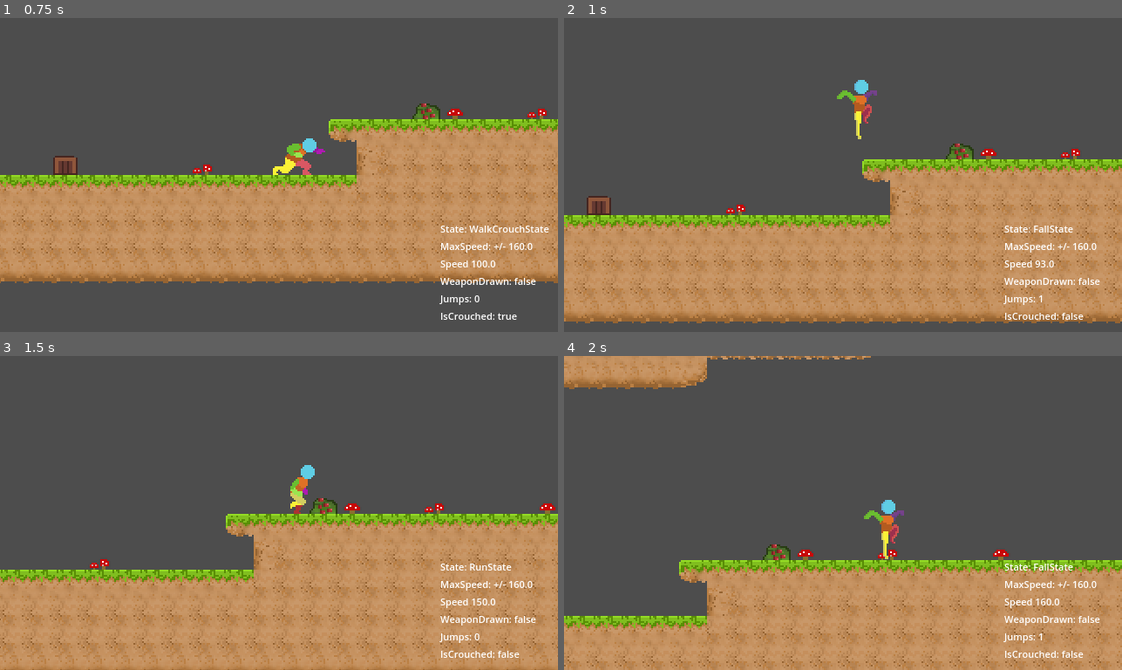
Above: before the commit, frames 1-4 (two rows, left to right).
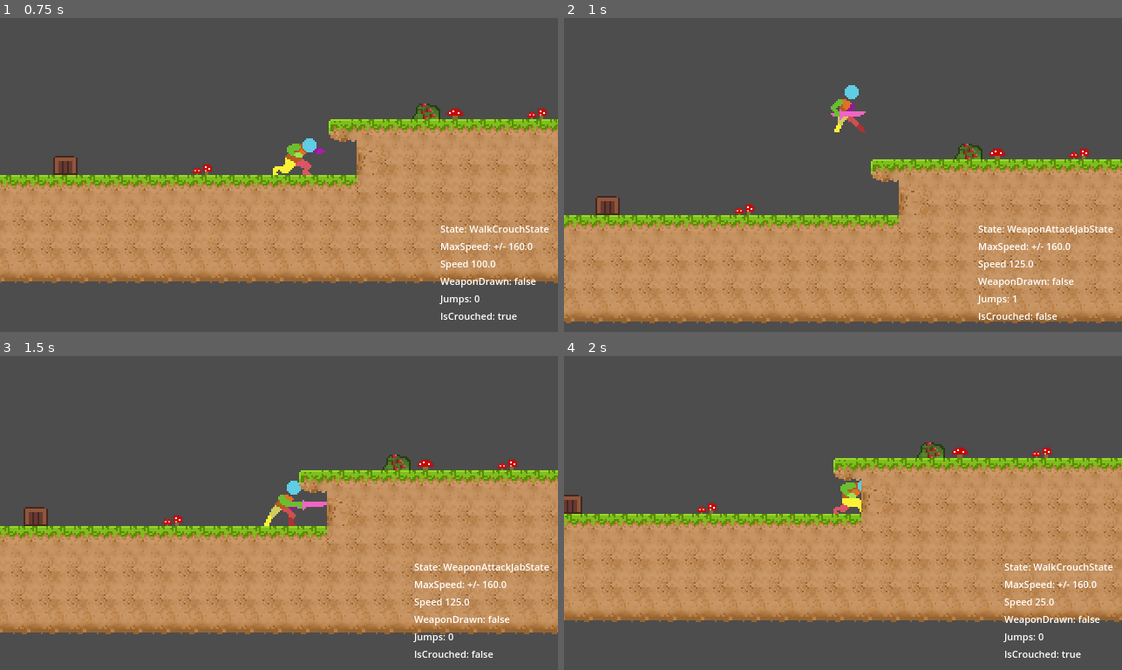
Above: after the commit, the same moments.

Repository: deanblackborough/godot-platformer
Game: Godot game, scene res://Scenes/Game.tscn
Same seed, same stepped clock (60 frames per second), same inputs: the game is played once before the commit and once after it.
Inputs:
- Up to frame 1 (0.75 s): hold D (moveRight) from 0.53 s (still down); hold C (crouch) from 0.53 s (still down)
- Up to frame 2 (1 s): keep holding D (moveRight); keep holding C (crouch); tap Space (jump) at 0.77 s; tap F (attackJab, bound only after the commit) at 0.8 s
- Up to frame 3 (1.5 s): keep holding D (moveRight); release C (crouch) at 1.28 s; tap F (attackJab, bound only after the commit) at 1.35 s
- Up to frame 4 (2 s): keep holding D (moveRight); tap Space (jump) at 1.52 s; tap C (crouch) at 1.55 s

Frame 1 is identical in both runs. In frame 2, 10% of the frame differs, in the area x 0-100%, y 19-98%; in frame 3, 36%; in frame 4, 53%, in the area x 0-100%, y 0-100%.

Commit message:
Jab attack

Diff:
--- a/Scenes/Player.tscn
+++ b/Scenes/Player.tscn
@@ -14,10 +14,13 @@
 [ext_resource type="Script" uid="uid://c7phxbod0loy" path="res://Scripts/Player/States/JumpState.gd" id="8_yoq75"]
 [ext_resource type="Script" uid="uid://yk6y6fvq5cxt" path="res://Scripts/Player/States/RunState.gd" id="9_ksbbd"]
 [ext_resource type="Texture2D" uid="uid://e50e5jjgqme6" path="res://Sprites/Player/Player-Crouch-Walk.png" id="9_ulo2v"]
+[ext_resource type="Texture2D" uid="uid://bja4k0qn38yn7" path="res://Sprites/Player/Player-Weapon-Attack-Overhead.png" id="10_m0x7a"]
+[ext_resource type="Texture2D" uid="uid://biowshq0b4lbg" path="res://Sprites/Player/Player-Weapon-Attack-Jab.png" id="11_5v66d"]
 [ext_resource type="Script" uid="uid://dtnmdps6cxjra" path="res://Scripts/Player/States/LandState.gd" id="11_ksbbd"]
 [ext_resource type="Script" uid="uid://dmyjmsjr1xqx7" path="res://Scripts/Player/States/IdleCrouchState.gd" id="11_lslt6"]
 [ext_resource type="Script" uid="uid://dg7120rfyqfda" path="res://Scripts/Player/States/HardLandState.gd" id="13_miouo"]
 [ext_resource type="Script" uid="uid://b670w1aworaub" path="res://Scripts/Player/States/WalkCrouchState.gd" id="18_ulo2v"]
+[ext_resource type="Script" uid="uid://c8nrpimqpjy54" path="res://Scripts/Player/States/WeaponAttackJabState.gd" id="21_5v66d"]
 
 [sub_resource type="CapsuleShape2D" id="CapsuleShape2D_o3h8g"]
 radius = 6.0
@@ -76,6 +79,18 @@
 "transitions": PackedFloat32Array(1),
 "update": 1,
 "values": [0]
+}
+tracks/4/type = "value"
+tracks/4/imported = false
+tracks/4/enabled = true
+tracks/4/path = NodePath("Sprite2D:offset")
+tracks/4/interp = 1
+tracks/4/loop_wrap = true
+tracks/4/keys = {
+"times": PackedFloat32Array(0),
+"transitions": PackedFloat32Array(1),
+"update": 0,
+"values": [Vector2(0, 0)]
 }
 
 [sub_resource type="Animation" id="Animation_1iu4k"]
@@ -130,6 +145,18 @@
 "update": 1,
 "values": [5]
 }
+tracks/4/type = "value"
+tracks/4/imported = false
+tracks/4/enabled = true
+tracks/4/path = NodePath("Sprite2D:offset")
+tracks/4/interp = 1
+tracks/4/loop_wrap = true
+tracks/4/keys = {
+"times": PackedFloat32Array(0),
+"transitions": PackedFloat32Array(1),
+"update": 0,
+"values": [Vector2(0, 0)]
+}
 
 [sub_resource type="Animation" id="Animation_ulo2v"]
 resource_name = "hard-land"
@@ -182,6 +209,18 @@
 "transitions": PackedFloat32Array(1, 1, 1, 1, 1, 1, 1, 1, 1),
 "update": 1,
 "values": [0, 1, 2, 3, 4, 5, 6, 7, 8]
+}
+tracks/4/type = "value"
+tracks/4/imported = false
+tracks/4/enabled = true
+tracks/4/path = NodePath("Sprite2D:offset")
+tracks/4/interp = 1
+tracks/4/loop_wrap = true
+tracks/4/keys = {
+"times": PackedFloat32Array(0),
+"transitions": PackedFloat32Array(1),
+"update": 0,
+"values": [Vector2(0, 0)]
 }
 
 [sub_resource type="Animation" id="Animation_1e7my"]
@@ -237,6 +276,18 @@
 "update": 1,
 "values": [0, 1, 2, 3, 4, 5, 6, 7, 8, 9]
 }
+tracks/4/type = "value"
+tracks/4/imported = false
+tracks/4/enabled = true
+tracks/4/path = NodePath("Sprite2D:offset")
+tracks/4/interp = 1
+tracks/4/loop_wrap = true
+tracks/4/keys = {
+"times": PackedFloat32Array(0),
+"transitions": PackedFloat32Array(1),
+"update": 0,
+"values": [Vector2(0, 0)]
+}
 
 [sub_resource type="Animation" id="Animation_5v66d"]
 resource_name = "idle-crouch"
@@ -289,6 +340,18 @@
 "transitions": PackedFloat32Array(1, 1, 1, 1, 1, 1, 1, 1, 1, 1),
 "update": 1,
 "values": [0, 1, 2, 3, 4, 5, 6, 7, 8, 9]
+}
+tracks/4/type = "value"
+tracks/4/imported = false
+tracks/4/enabled = true
+tracks/4/path = NodePath("Sprite2D:offset")
+tracks/4/interp = 1
+tracks/4/loop_wrap = true
+tracks/4/keys = {
+"times": PackedFloat32Array(0),
+"transitions": PackedFloat32Array(1),
+"update": 0,
+"values": [Vector2(0, 0)]
 }
 
 [sub_resource type="Animation" id="Animation_bhhdu"]
@@ -344,6 +407,18 @@
 "update": 1,
 "values": [0, 1, 2, 3, 4, 5, 6, 7, 8, 9]
 }
+tracks/4/type = "value"
+tracks/4/imported = false
+tracks/4/enabled = true
+tracks/4/path = NodePath("Sprite2D:offset")
+tracks/4/interp = 1
+tracks/4/loop_wrap = true
+tracks/4/keys = {
+"times": PackedFloat32Array(0),
+"transitions": PackedFloat32Array(1),
+"update": 0,
+"values": [Vector2(0, 0)]
+}
 
 [sub_resource type="Animation" id="Animation_lslt6"]
 resource_name = "jump"
@@ -397,6 +472,18 @@
 "update": 1,
 "values": [0, 1, 2, 3, 4, 5]
 }
+tracks/4/type = "value"
+tracks/4/imported = false
+tracks/4/enabled = true
+tracks/4/path = NodePath("Sprite2D:offset")
+tracks/4/interp = 1
+tracks/4/loop_wrap = true
+tracks/4/keys = {
+"times": PackedFloat32Array(0),
+"transitions": PackedFloat32Array(1),
+"update": 0,
+"values": [Vector2(0, 0)]
+}
 
 [sub_resource type="Animation" id="Animation_m0x7a"]
 resource_name = "land"
@@ -449,6 +536,18 @@
 "transitions": PackedFloat32Array(1, 1),
 "update": 1,
 "values": [2, 3]
+}
+tracks/4/type = "value"
+tracks/4/imported = false
+tracks/4/enabled = true
+tracks/4/path = NodePath("Sprite2D:offset")
+tracks/4/interp = 1
+tracks/4/loop_wrap = true
+tracks/4/keys = {
+"times": PackedFloat32Array(0),
+"transitions": PackedFloat32Array(1),
+"update": 0,
+"values": [Vector2(0, 0)]
 }
 
 [sub_resource type="Animation" id="Animation_o3h8g"]
@@ -504,6 +603,18 @@
 "update": 1,
 "values": [0, 1, 2, 3, 4, 5, 6, 7]
 }
+tracks/4/type = "value"
+tracks/4/imported = false
+tracks/4/enabled = true
+tracks/4/path = NodePath("Sprite2D:offset")
+tracks/4/interp = 1
+tracks/4/loop_wrap = true
+tracks/4/keys = {
+"times": PackedFloat32Array(0),
+"transitions": PackedFloat32Array(1),
+"update": 0,
+"values": [Vector2(0, 0)]
+}
 
 [sub_resource type="Animation" id="Animation_megsn"]
 resource_name = "run-weapon"
@@ -558,6 +669,18 @@
 "update": 1,
 "values": [0, 1, 2, 3, 4, 5, 6, 7]
 }
+tracks/4/type = "value"
+tracks/4/imported = false
+tracks/4/enabled = true
+tracks/4/path = NodePath("Sprite2D:offset")
+tracks/4/interp = 1
+tracks/4/loop_wrap = true
+tracks/4/keys = {
+"times": PackedFloat32Array(0),
+"transitions": PackedFloat32Array(1),
+"update": 0,
+"values": [Vector2(0, 0)]
+}
 
 [sub_resource type="Animation" id="Animation_x63xi"]
 resource_name = "walk-crouch"
@@ -610,6 +733,148 @@
 "transitions": PackedFloat32Array(1, 1, 1, 1, 1, 1, 1, 1, 1, 1),
 "update": 1,
 "values": [0, 1, 2, 3, 4, 5, 6, 7, 8, 9]
+}
+tracks/4/type = "value"
+tracks/4/imported = false
+tracks/4/enabled = true
+tracks/4/path = NodePath("Sprite2D:offset")
+tracks/4/interp = 1
+tracks/4/loop_wrap = true
+tracks/4/keys = {
+"times": PackedFloat32Array(0),
+"transitions": PackedFloat32Array(1),
+"update": 0,
+"values": [Vector2(0, 0)]
+}
+
+[sub_resource type="Animation" id="Animation_qidb7"]
+resource_name = "weapon-attack-jab"
+length = 0.70001
+step = 0.1
+tracks/0/type = "value"
+tracks/0/imported = false
+tracks/0/enabled = true
+tracks/0/path = NodePath("Sprite2D:texture")
+tracks/0/interp = 1
+tracks/0/loop_wrap = true
+tracks/0/keys = {
+"times": PackedFloat32Array(0),
+"transitions": PackedFloat32Array(1),
+"update": 1,
+"values": [ExtResource("11_5v66d")]
+}
+tracks/1/type = "value"
+tracks/1/imported = false
+tracks/1/enabled = true
+tracks/1/path = NodePath("Sprite2D:offset")
+tracks/1/interp = 1
+tracks/1/loop_wrap = true
+tracks/1/keys = {
+"times": PackedFloat32Array(0),
+"transitions": PackedFloat32Array(1),
+"update": 0,
+"values": [Vector2(12, 0)]
+}
+tracks/2/type = "value"
+tracks/2/imported = false
+tracks/2/enabled = true
+tracks/2/path = NodePath("Sprite2D:hframes")
+tracks/2/interp = 1
+tracks/2/loop_wrap = true
+tracks/2/keys = {
+"times": PackedFloat32Array(0),
+"transitions": PackedFloat32Array(1),
+"update": 1,
+"values": [7]
+}
+tracks/3/type = "value"
+tracks/3/imported = false
+tracks/3/enabled = true
+tracks/3/path = NodePath("Sprite2D:vframes")
+tracks/3/interp = 1
+tracks/3/loop_wrap = true
+tracks/3/keys = {
+"times": PackedFloat32Array(0),
+"transitions": PackedFloat32Array(1),
+"update": 1,
+"values": [1]
+}
+tracks/4/type = "value"
+tracks/4/imported = false
+tracks/4/enabled = true
+tracks/4/path = NodePath("Sprite2D:frame")
+tracks/4/interp = 1
+tracks/4/loop_wrap = true
+tracks/4/keys = {
+"times": PackedFloat32Array(0, 0.1, 0.2, 0.3, 0.4, 0.5, 0.6),
+"transitions": PackedFloat32Array(1, 1, 1, 1, 1, 1, 1),
+"update": 1,
+"values": [0, 1, 2, 3, 4, 5, 6]
+}
+
+[sub_resource type="Animation" id="Animation_i2e8t"]
+resource_name = "weapon-attack-overhead"
+length = 0.60001
+step = 0.1
+tracks/0/type = "value"
+tracks/0/imported = false
+tracks/0/enabled = true
+tracks/0/path = NodePath("Sprite2D:texture")
+tracks/0/interp = 1
+tracks/0/loop_wrap = true
+tracks/0/keys = {
+"times": PackedFloat32Array(0),
+"transitions": PackedFloat32Array(1),
+"update": 1,
+"values": [ExtResource("10_m0x7a")]
+}
+tracks/1/type = "value"
+tracks/1/imported = false
+tracks/1/enabled = true
+tracks/1/path = NodePath("Sprite2D:hframes")
+tracks/1/interp = 1
+tracks/1/loop_wrap = true
+tracks/1/keys = {
+"times": PackedFloat32Array(0),
+"transitions": PackedFloat32Array(1),
+"update": 1,
+"values": [6]
+}
+tracks/2/type = "value"
+tracks/2/imported = false
+tracks/2/enabled = true
+tracks/2/path = NodePath("Sprite2D:vframes")
+tracks/2/interp = 1
+tracks/2/loop_wrap = true
+tracks/2/keys = {
+"times": PackedFloat32Array(0),
+"transitions": PackedFloat32Array(1),
+"update": 1,
+"values": [1]
+}
+tracks/3/type = "value"
+tracks/3/imported = false
+tracks/3/enabled = true
+tracks/3/path = NodePath("Sprite2D:frame")
+tracks/3/interp = 1
+tracks/3/loop_wrap = true
+tracks/3/keys = {
+"times": PackedFloat32Array(0, 0.1, 0.2, 0.3, 0.4, 0.5),
+"transitions": PackedFloat32Array(1, 1, 1, 1, 1, 1),
+"update": 1,
+"values": [0, 1, 2, 3, 4, 5]
+}
+tracks/4/type = "value"
+tracks/4/imported = false
+tracks/4/enabled = true
+tracks/4/path = NodePath("Sprite2D:offset")
+tracks/4/interp = 1
+tracks/4/loop_wrap = true
+tracks/4/keys = {
+"times": PackedFloat32Array(0),
+"transitions": PackedFloat32Array(1),
+"update": 0,
+"values": [Vector2(0, 0)]
 }
 
 [sub_resource type="AnimationLibrary" id="AnimationLibrary_lslt6"]
@@ -624,7 +889,9 @@
 &"land": SubResource("Animation_m0x7a"),
 &"run": SubResource("Animation_o3h8g"),
 &"run-weapon": SubResource("Animation_megsn"),
-&"walk-crouch": SubResource("Animation_x63xi")
+&"walk-crouch": SubResource("Animation_x63xi"),
+&"weapon-attack-jab": SubResource("Animation_qidb7"),
+&"weapon-attack-overhead": SubResource("Animation_i2e8t")
 }
 
 [node name="Player" type="CharacterBody2D"]
@@ -690,6 +957,10 @@
 
 [node name="WalkCrouchState" type="Node" parent="StateMachine"]
 script = ExtResource("18_ulo2v")
+metadata/_custom_type_script = "uid://c7txd6g22535f"
+
+[node name="WeaponAttackJabState" type="Node" parent="StateMachine"]
+script = ExtResource("21_5v66d")
 metadata/_custom_type_script = "uid://c7txd6g22535f"
 
 [node name="CanvasLayer" type="CanvasLayer" parent="."]
--- a/Scripts/Player/Player.gd
+++ b/Scripts/Player/Player.gd
@@ -66,7 +66,17 @@
 
 func _input(event: InputEvent):
 
+	if Input.is_action_just_pressed("attackJab"):
+		print("Switching to weapon attack jab")
+		state_machine.change_state("WeaponAttackJabState")
+		return
+
 	direction = Input.get_axis("moveLeft", "moveRight")
+
+	if direction < 0.0:
+		sprite.flip_h = true
+	else:
+		sprite.flip_h = false
 
 	if event.is_action_pressed("crouch"):
 		var new_value := !is_crouched
--- /dev/null
+++ b/Scripts/Player/States/WeaponAttackJabState.gd
@@ -0,0 +1,30 @@
+# res://Scripts/Player/States/WeaponAttackJabState.gd
+
+extends PlayerState
+
+class_name WeaponAttackJabState
+
+func enter(_player: Player):
+
+	super.enter(_player)
+
+	player.velocity.x = 0
+
+	print("In Weapon Attach Jab")
+
+	player.play_animation("weapon-attack-jab")
+
+	var anim_player = player.animation_player
+	if not anim_player.is_connected("animation_finished", Callable(self, "_on_animation_finished")):
+		anim_player.animation_finished.connect(_on_animation_finished)
+
+func _on_animation_finished(anim_name: StringName):
+	if anim_name == "weapon-attack-jab":
+		player.state_machine.change_state("IdleState")
+
+func process_update(_delta):
+	pass
+
+
+func physics_update(_delta):
+	pass
--- a/project.godot
+++ b/project.godot
@@ -52,6 +52,11 @@
 "events": [Object(InputEventKey,"resource_local_to_scene":false,"resource_name":"","device":-1,"window_id":0,"alt_press …(191 unchanged characters)…
 ]
 }
+attackJab={
+"deadzone": 0.2,
+"events": [null, Object(InputEventKey,"resource_local_to_scene":false,"resource_name":"","device":-1,"window_id":0,"alt_pressed":false,"shift_pressed":false,"ctrl_pressed":false,"meta_pressed":false,"pressed":false,"keycode":0,"physical_keycode":70,"key_label":0,"unicode":102,"location":0,"echo":false,"script":null)
+]
+}
 
 [rendering]
 
Not shown: 1 places in Scenes/Player.tscn that only renumber resources
Not shown, added: Scripts/Player/States/WeaponAttackJabState.gd.uid
Binary file added: Sprites/Player/Player-Weapon-Attack-Jab.png
Not shown, added: Sprites/Player/Player-Weapon-Attack-Jab.png.import
Binary file added: Sprites/Player/Player-Weapon-Attack-Overhead.png
Not shown, added: Sprites/Player/Player-Weapon-Attack-Overhead.png.import
